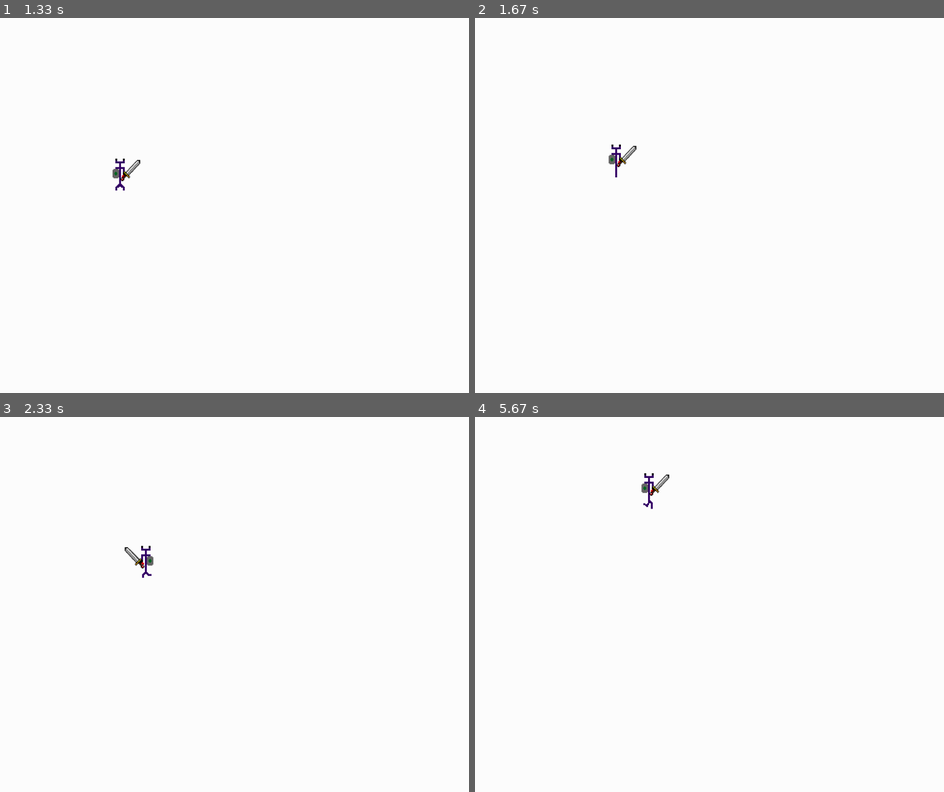
Above: before the commit, frames 1-4 (two rows, left to right).
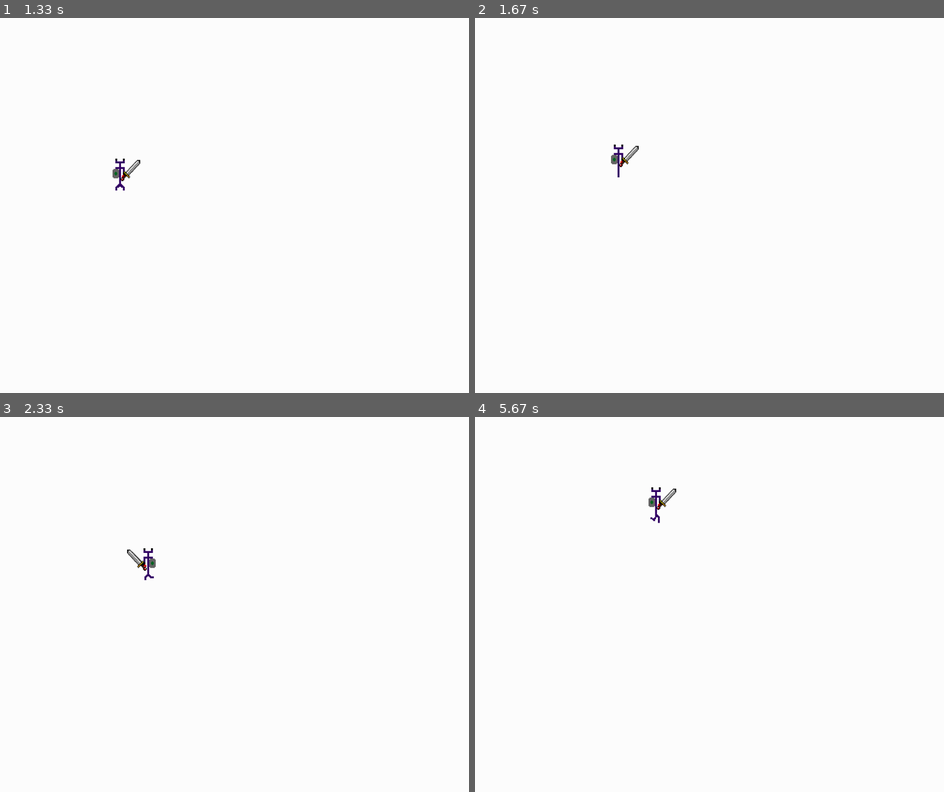
Above: after the commit, the same moments.

Repository: sbkhvdsanjlfdanbl/The-Quest-of-Space-Lizard
Game: pygame game, started from THe quest.py
Two runs of this game, one before a commit and one after it. Both use one fixed random seed, a clock stepped at 60 frames per second and the inputs below.
Inputs (mouse positions are in pixels of both pictures, inside the frame that each line leads up to):
- Up to frame 1 (1.33 s): click "Play" at 0.38 s; hold Right 0.67-1.13 s; move the mouse to (215, 220) at 0.7 s; hold Up from 1.17 s (still down)
- Up to frame 2 (1.67 s): release Up at 1.47 s; hold Right from 1.5 s (still down)
- Up to frame 3 (2.33 s): release Right at 1.97 s; hold Left from 2 s (still down)
- Up to frame 4 (5.67 s): release Left at 2.53 s; hold Left 2.57-2.97 s; hold Up 3-3.37 s; hold Right 3.4-4.03 s; hold Left 4.07-4.53 s; hold Right 4.57-5.03 s; hold Up 5.07-5.37 s; hold Right from 5.4 s (still down)

Frame 1 is identical in both runs. In frame 2, 0.2% of the frame differs, in the area x 28-35%, y 33-43%; in frame 3, 0.2%; in frame 4, 0.4%, in the area x 35-43%, y 15-29%.

Commit message:
Add files via upload

Diff:
--- a/THe quest.py
+++ b/THe quest.py
@@ -111,21 +111,30 @@
             Forwards = False
             B_Walk(PlayerLoc[0],PlayerLoc[1])
         elif keys[pygame.K_UP]:
+            Up_Move(PlayerLoc[0],PlayerLoc[1], Upwards)
+        elif pygame.KEYUP:
             if Upwards == True:
-                Up_Move(PlayerLoc[0],PlayerLoc[1], Upwards)
-            else:
-                pass
-        elif pygame.KEYUP:
-            if Forwards == True:
-                SpaceLizardConstant.blit(SCREEN, (PlayerLoc[0],PlayerLoc[1]))
-                SwordConstant.blit(SCREEN, ((PlayerLoc[0]+13), PlayerLoc[1]))
-                if PlayerLoc[1] < 350:
-                    GravityEffect(PlayerLoc[0],PlayerLoc[1], Upwards)
-            elif Forwards == False:
-                SpaceLizardLeftIdle.blit(SCREEN, (PlayerLoc[0],PlayerLoc[1]))
-                SwordBackConstant.blit(SCREEN, ((PlayerLoc[0]-13), PlayerLoc[1]))
-                if PlayerLoc[1] < 350:
-                    GravityEffect(PlayerLoc[0],PlayerLoc[1], Upwards)
+                if Forwards == True:
+                    SpaceLizardConstant.blit(SCREEN, (PlayerLoc[0],PlayerLoc[1]))
+                    SwordConstant.blit(SCREEN, ((PlayerLoc[0]+13), PlayerLoc[1]))
+                    if PlayerLoc[1] < 350:
+                        GravityEffect(PlayerLoc[0],PlayerLoc[1], Upwards)
+                elif Forwards == False:
+                    SpaceLizardLeftIdle.blit(SCREEN, (PlayerLoc[0],PlayerLoc[1]))
+                    SwordBackConstant.blit(SCREEN, ((PlayerLoc[0]-13), PlayerLoc[1]))
+                    if PlayerLoc[1] < 350:
+                        GravityEffect(PlayerLoc[0],PlayerLoc[1], Upwards)
+            elif Upwards == False:
+                    xVal = int(PlayerLoc[0])
+                    yVal = int(PlayerLoc[1])
+                    for x in range(0,2):
+                        PlayerLoc.remove(PlayerLoc[0])
+                    SCREEN.fill(WHITE)
+                    yVal += 5
+                    SpaceLizardConstant.blit(SCREEN, (xVal, yVal))
+                    SwordConstant.blit(SCREEN, ((xVal+13), yVal))
+                    PlayerLoc.append(xVal)
+                    PlayerLoc.append(yVal)
         pygame.display.update()
         clock.tick(60)
 
@@ -208,7 +217,6 @@
     SwordConstant.blit(SCREEN, ((xVal+13), yVal))
     PlayerLoc.append(xVal)
     PlayerLoc.append(yVal)
-    pygame.time.wait(30)
 ##    while PlayerLoc[1] < 350:
 ##        PlayerY = PlayerLoc[1]
 ##        PlayerLoc.remove(PlayerLoc[1])
--- /dev/null
+++ b/Test_Invironment.py
@@ -0,0 +1,61 @@
+#Libraries
+import pygame, random
+from pygame.locals import *
+import Pyganim
+pygame.init()
+
+
+#Colours
+BLACK = [0, 0, 0]
+GREEN = [0, 255, 0]
+WHITE = [255, 255, 255]
+ORANGE = [255, 165, 0]
+
+HEIGHT, WIDTH = 800, 1000
+SCREEN = pygame.display.set_mode((WIDTH,HEIGHT))
+clock = pygame.time.Clock()
+
+R = random.randint(0,255)
+G = random.randint(0,255)
+B = random.randint(0,255)
+
+player_x = 100
+player_y = 350
+player_size = 30
+
+PlayerData = [R, G, B, player_x, player_y, player_size]
+
+def gameLoop():
+    Forwards = True
+    playing = True
+    while playing == True:
+        for event in pygame.event.get():
+            if event.type == pygame.QUIT:
+                quitGame()
+        keys = pygame.key.get_pressed()
+        if keys[pygame.K_UP]:
+            PlayerData[4] -= 30
+            Up_Move(PlayerData[3],PlayerData[4])
+        SCREEN.fill(WHITE)
+        pygame.draw.circle(SCREEN, [PlayerData[0],PlayerData[1],PlayerData[2]], (PlayerData[3], PlayerData[4]), PlayerData[5])
+        pygame.display.update()
+        clock.tick(60)
+
+def quitGame():
+    pygame.quit()
+    quit()
+
+def Up_Move(playerX, playerY):
+    SCREEN.fill(WHITE)
+    playerY -= 30
+    for i in range(0, len(PlayerData)):
+        PlayerData.remove(PlayerData[0])
+    PlayerData.append(R)
+    PlayerData.append(G)
+    PlayerData.append(B)
+    PlayerData.append(playerX)
+    PlayerData.append(playerY)
+    PlayerData.append(player_size)
+
+
+gameLoop()
